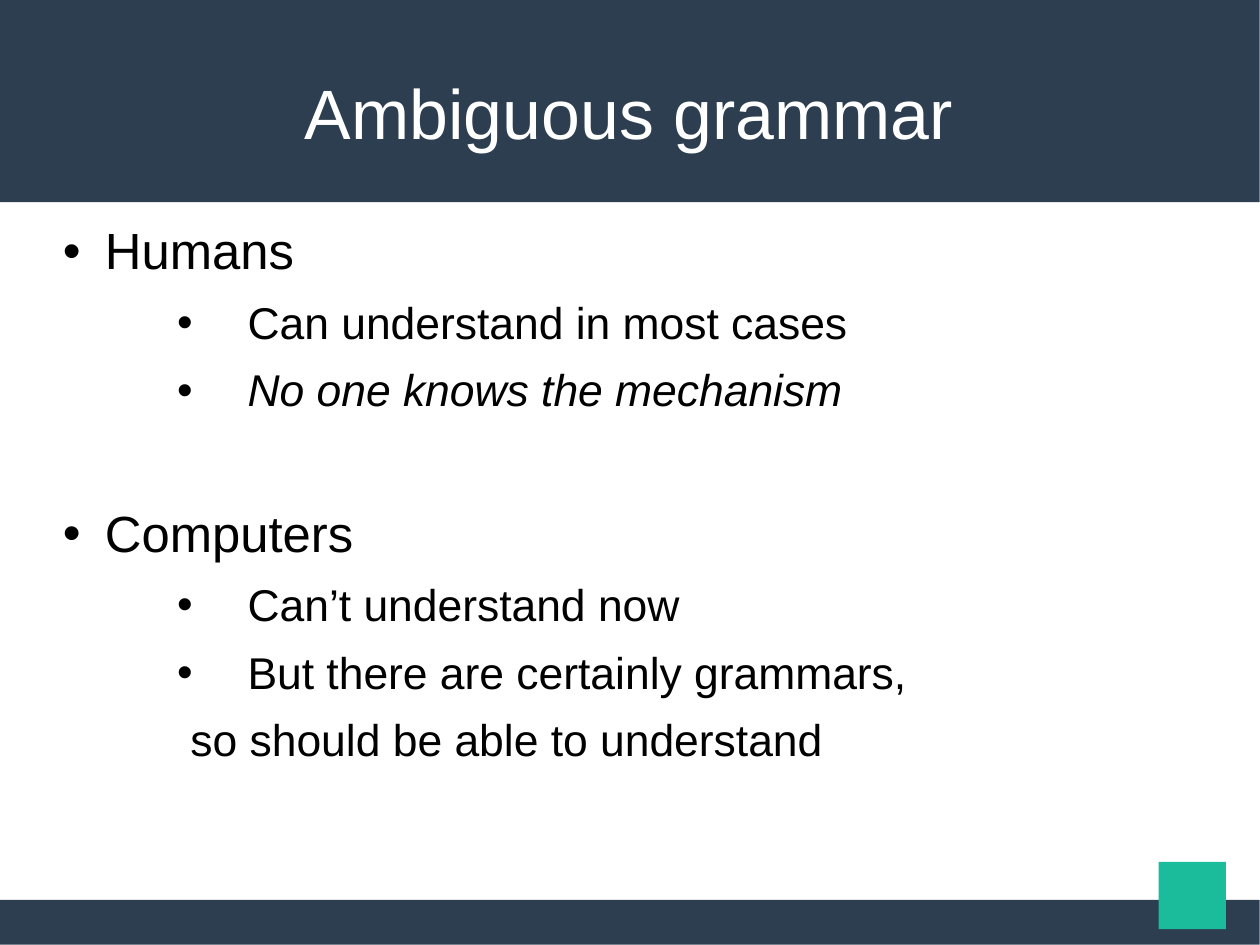
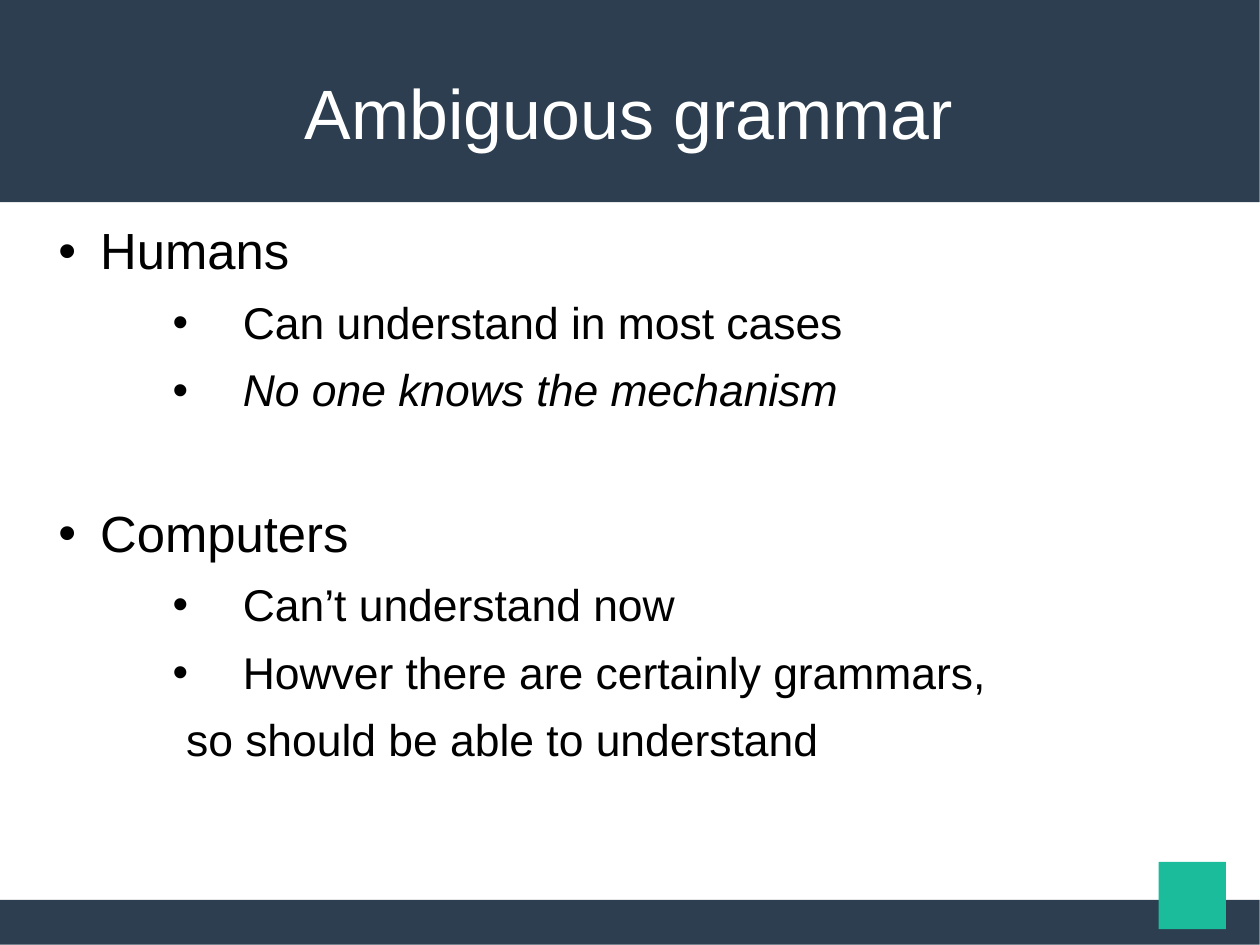
Before and after one commit to maekawatoshiki/neural-machine-translation-demo, a slide deck: slide 7 of NY_slide.ppt. Drawn at 1260x945 pixels with LibreOffice and Linux fonts; fonts in the diff are those of the drawing. Boxes give left, top, right and bottom in pixels: in the first picture for what was removed or moved away, otherwise in the second. Text is boxed around its words. In the diff, an @@ line names an element or a change of style, - is before the commit and + after.

```diff
--- a/NY_slide.ppt
+++ b/NY_slide.ppt
@@ text at box(100, 234, 842, 757): indent changed @@
@@ text at box(243, 656, 985, 698): text changed @@
-  • But there are certainly grammars,
+  • Howver there are certainly grammars,
```
Also in this commit, not shown: 2 other slides changed, 3 other files.
